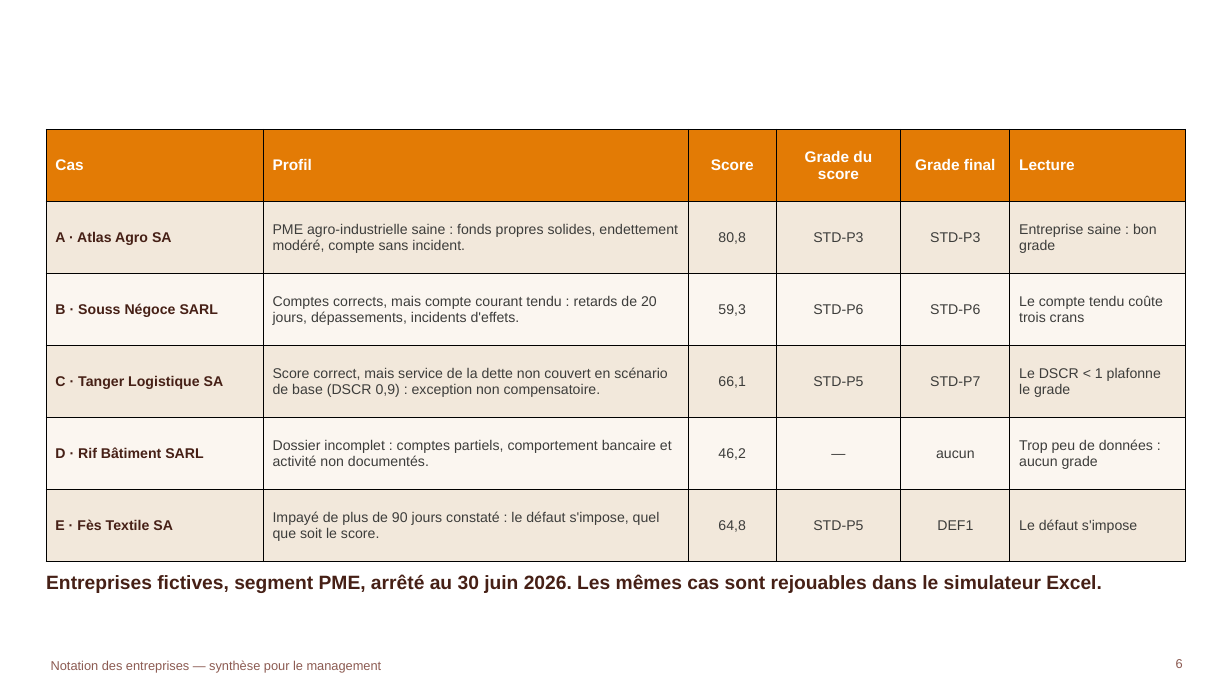
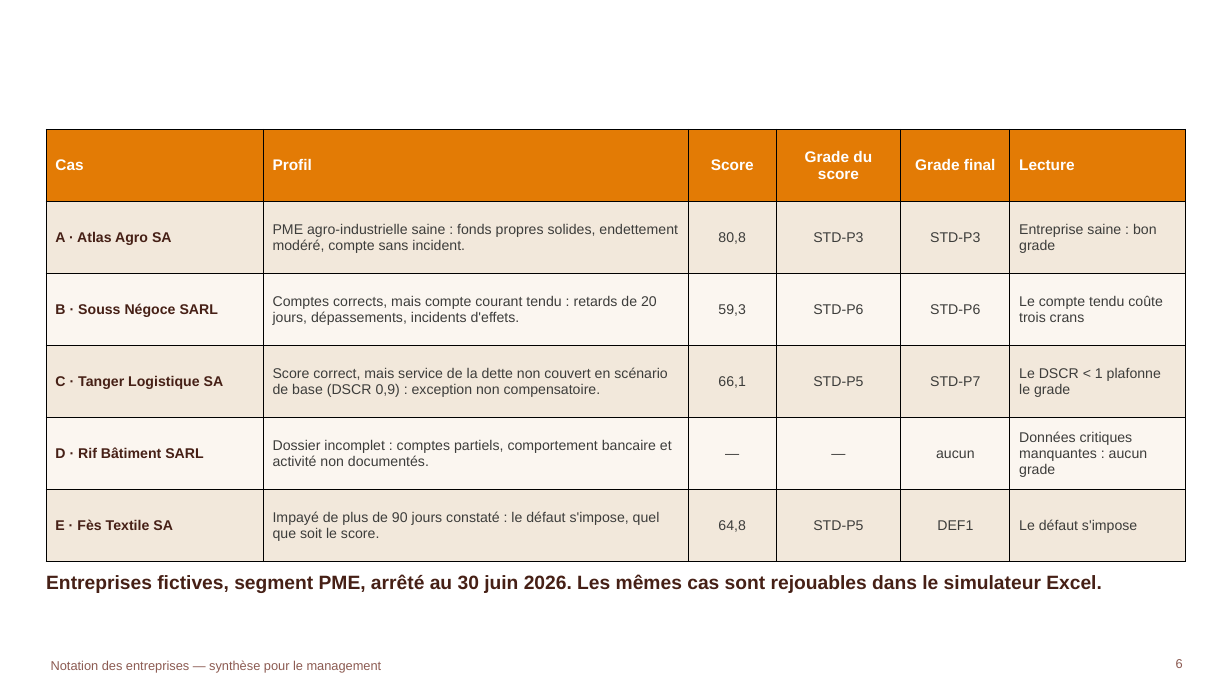
Before and after one commit to tariqeddoumi/Entreprise-scoring-cl, a slide deck: slide 6 of docs/presentations/Notation_entreprises_synthese_management.pptx. Drawn at 1232x693 pixels with LibreOffice and Linux fonts; fonts in the diff are those of the drawing; background and template pictures are left out. Boxes give left, top, right and bottom in pixels: in the first picture for what was removed or moved away, otherwise in the second. Text is boxed around its words. In the diff, an @@ line names an element or a change of style, - is before the commit and + after.

```diff
--- a/docs/presentations/Notation_entreprises_synthese_management.pptx
+++ b/docs/presentations/Notation_entreprises_synthese_management.pptx
@@ table at (x1=46, y1=129, x2=1186, y2=562) @@
-row 5, column 3: 46,2
+row 5, column 3: —
-row 5, column 6: Trop peu de données : aucun grade
+row 5, column 6: Données critiques manquantes : aucun grade
```
Also in this commit, not shown: 4 other slides changed, 19 other files.
